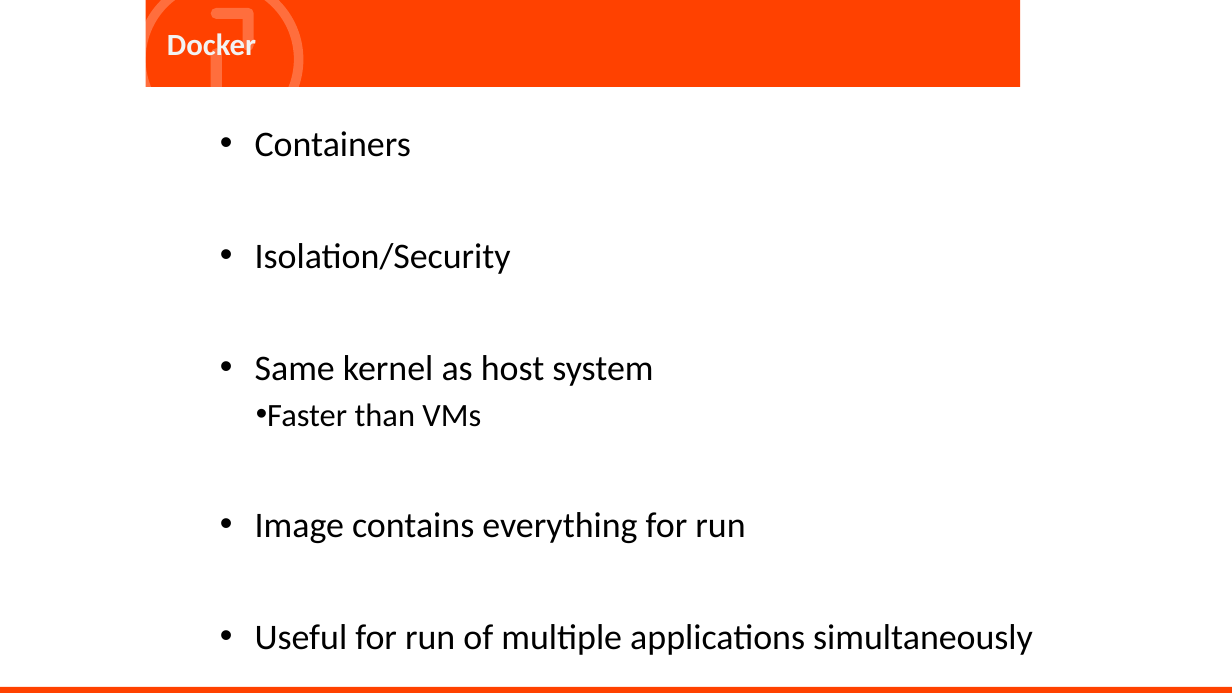
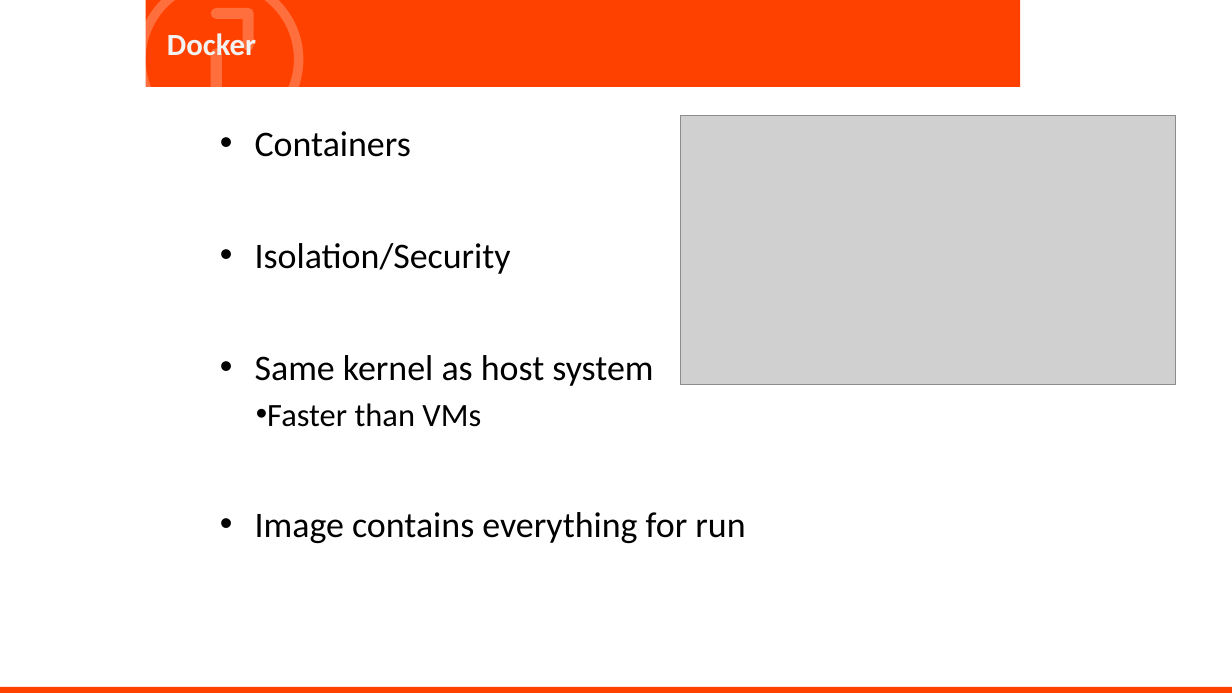
Before and after one commit to mano-cz/OpenshiftPresentation, a slide deck: slide 7 of enterprise-grade-deployment-2019.pptx. Drawn at 1232x693 pixels with LibreOffice and Linux fonts; fonts in the diff are those of the drawing; grey boxes stand for pictures; background and template pictures are left out. Boxes give left, top, right and bottom in pixels: in the first picture for what was removed or moved away, otherwise in the second. Text is boxed around its words. In the diff, an @@ line names an element or a change of style, - is before the commit and + after.

```diff
--- a/enterprise-grade-deployment-2019.pptx
+++ b/enterprise-grade-deployment-2019.pptx
@@ picture added at (x1=680, y1=116, x2=1176, y2=384) @@
@@ text at (x1=255, y1=624, x2=1033, y2=655): paragraph removed @@
-• Useful for run of multiple applications simultaneously
```
Also in this commit, not shown: 1 other slide changed, 1 slide removed, 1 other file.
